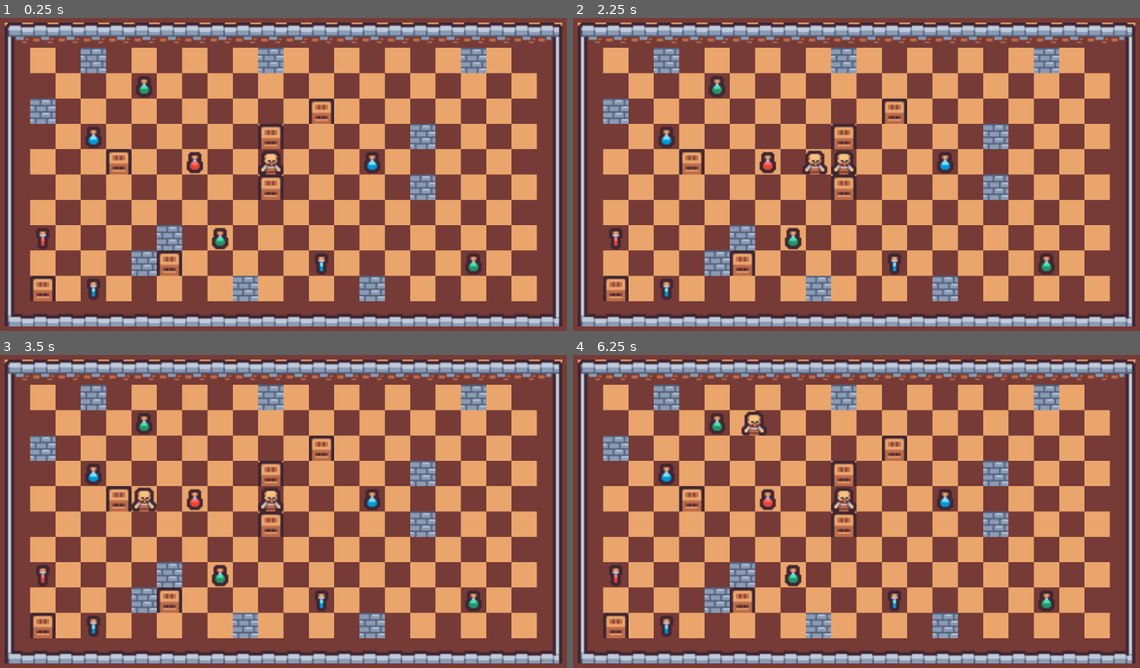
Above: before the commit, frames 1-4 (two rows, left to right).
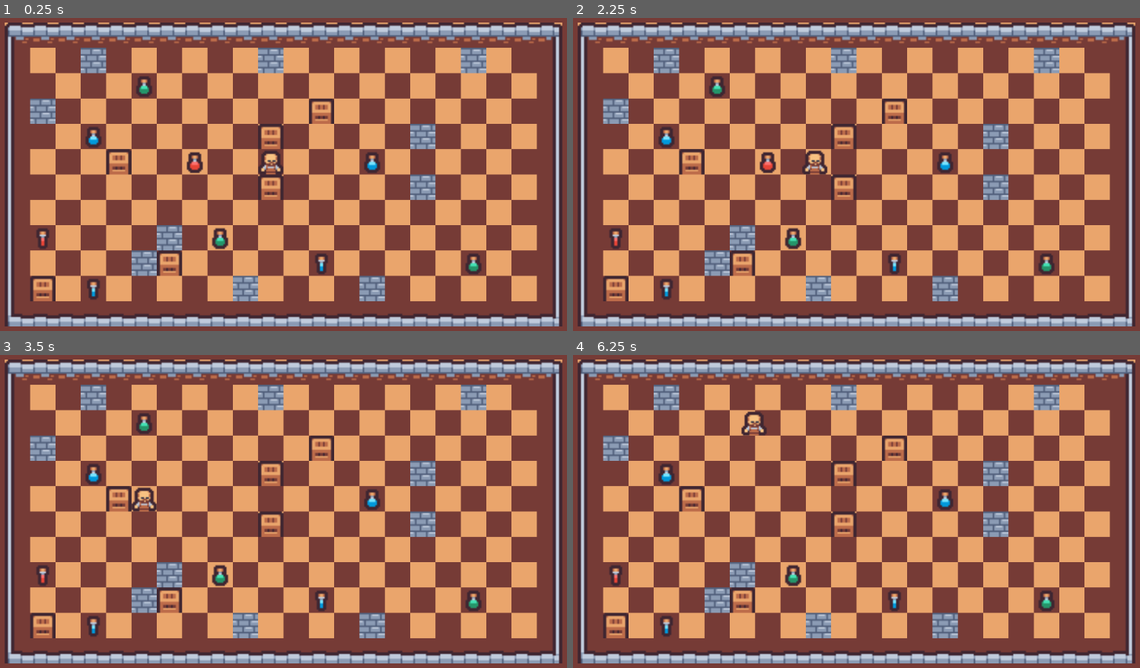
Above: after the commit, the same moments.

Repository: oneseedfruit/ludum-dare-52
Game: Godot game, scene res://game.tscn
Same seed, same stepped clock (60 frames per second), same inputs: the game is played once before the commit and once after it.
Inputs:
- Up to frame 1 (0.25 s): no input
- Up to frame 2 (2.25 s): tap Enter at 0.5 s; hold Up (up) 0.53-2.03 s; hold Left (left) from 2.03 s (still down)
- Up to frame 3 (3.5 s): keep holding Left (left)
- Up to frame 4 (6.25 s): tap Space at 3.5 s; release Left (left) at 3.53 s; hold Down (down) 3.53-4.28 s; hold Right (right) 4.28-5.03 s; tap Enter at 5 s; hold Up (up) 5.03-5.78 s; hold Right (right) from 5.78 s (still down)

The runs differ from the first frame. In frame 1, less than 0.1% of the frame differs, in the area x 32-41%, y 42-74%; in frame 2, 0.3%; in frame 3, 0.5%; in frame 4, 0.6%, in the area x 24-51%, y 18-74%.

Commit message:
- Make player re-position at spawnPoint

Diff:
--- a/game.tscn
+++ b/game.tscn
@@ -1,9 +1,6 @@
-[gd_scene load_steps=5 format=3 uid="uid://06llghacb6lk"]
+[gd_scene load_steps=2 format=3 uid="uid://06llghacb6lk"]
 
-[ext_resource type="Script" path="res://managers/CollectibleManager.gd" id="1_57ebg"]
-[ext_resource type="PackedScene" uid="uid://dlejoe8cbtuua" path="res://collectible/collectible.tscn" id="2_bx7hp"]
 [ext_resource type="PackedScene" uid="uid://q30qn745r6jb" path="res://player/player.tscn" id="4_hmvgr"]
-[ext_resource type="Script" path="res://managers/LevelManager.gd" id="5_3fx2o"]
 
 [node name="Game" type="Node2D"]
 
@@ -13,10 +10,3 @@
 
 [node name="Player" parent="." instance=ExtResource("4_hmvgr")]
 position = Vector2(-8, -8)
-
-[node name="CollectibleManager" type="Node2D" parent="."]
-script = ExtResource("1_57ebg")
-mCollectiblePackedScene = ExtResource("2_bx7hp")
-
-[node name="LevelManager" type="Node2D" parent="."]
-script = ExtResource("5_3fx2o")
--- a/managers/LevelManager.gd
+++ b/managers/LevelManager.gd
@@ -4,6 +4,7 @@
 var mLevels : Array[String]
 
 @export var mStartLevel : int = 0
+@export var mTileMapObjectLayer : int = 1
 
 var mCurrentLevelIndex
 var mCurrentLevelNode
@@ -41,6 +42,9 @@
 	await mCurrentLevelNode.ready
 
 	collectibleManager.spawnCollectibles()
+
+	_spawnPoint()
+
 	pass
 
 
@@ -48,3 +52,19 @@
 	mCurrentLevelIndex = mCurrentLevelIndex + 1
 	if mCurrentLevelIndex < mLevels.size():
 		spawnLevel(mCurrentLevelIndex)
+
+
+func _spawnPoint():
+	var tileMap = get_node("/root/Game/LevelTemplate/TileMap")
+	if tileMap:
+		var usedCells = tileMap.get_used_cells(mTileMapObjectLayer)
+		for cellCoord in usedCells:
+			var tileData = tileMap.get_cell_tile_data(mTileMapObjectLayer, cellCoord)
+			var tileId = tileData.get_custom_data("id")
+			if tileId == "player":
+				var playerNode = get_node("/root/Game/Player")
+				var targetPos = tileMap.map_to_local(cellCoord)
+				playerNode.mMoving = Vector2.ZERO
+				playerNode.set_position(targetPos)
+				tileMap.erase_cell(mTileMapObjectLayer, cellCoord)
+	pass
